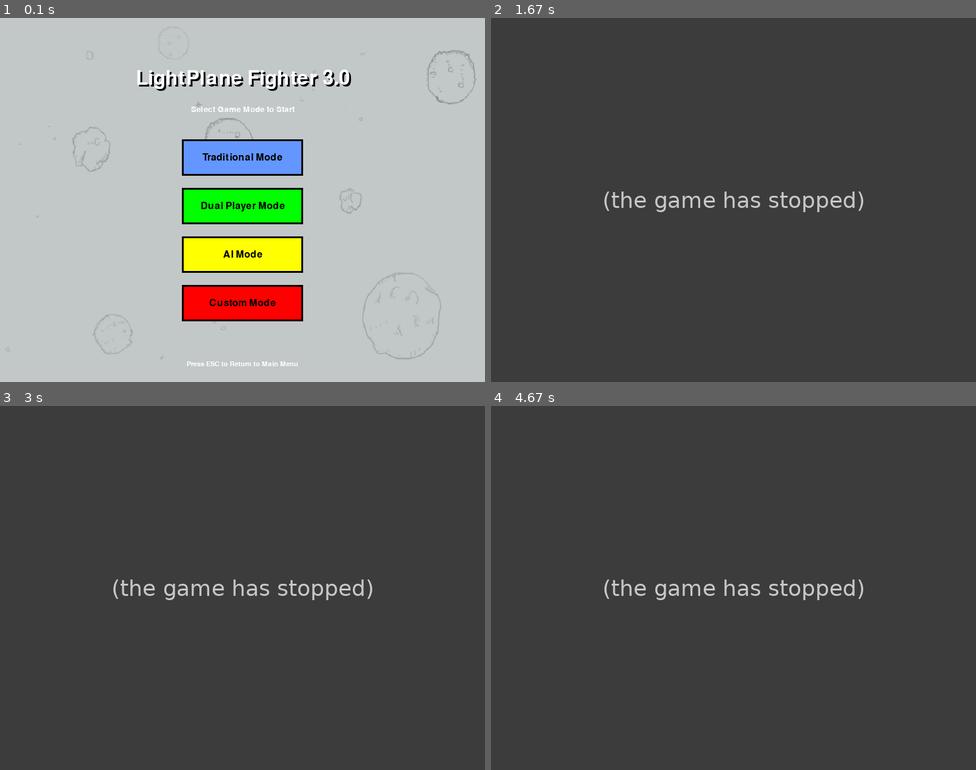
Above: before the commit, frames 1-4 (two rows, left to right).
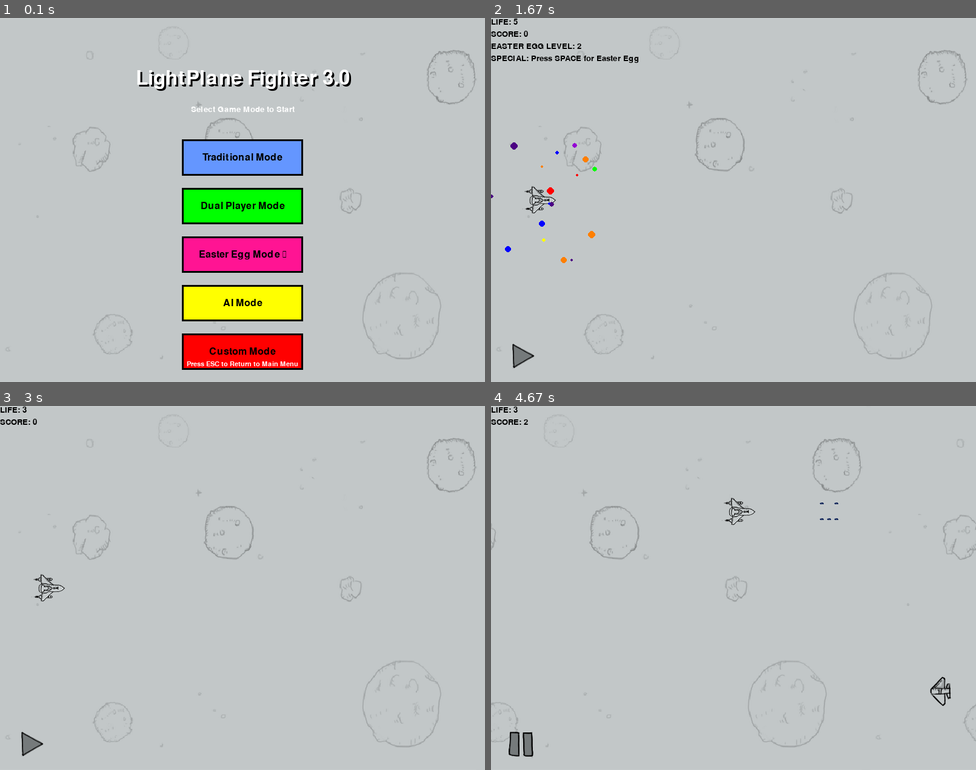
Above: after the commit, the same moments.

Repository: guangxingmao/LightPlane_AI
Game: pygame game, started from launcher.py
Same seed, same stepped clock (60 frames per second), same inputs: the game is played once before the commit and once after it.
Inputs (mouse positions are in pixels of both pictures, inside the frame that each line leads up to):
- Up to frame 1 (0.1 s): no input
- Up to frame 2 (1.67 s): press the mouse at (733, 352) at 0.37 s; move the mouse to (655, 247) at 0.47 s; release the mouse at (583, 145) at 0.6 s; tap Esc at 0.67 s; press the mouse at (733, 254) at 1.03 s; move the mouse to (825, 294) at 1.13 s; release the mouse at (917, 338) at 1.27 s; tap Space at 1.33 s
- Up to frame 3 (3 s): click (29, 744) at 1.72 s; hold Space 2-2.47 s; hold Right 2-2.47 s; tap Esc at 2.5 s; press the mouse at (242, 544) at 2.87 s; move the mouse to (232, 500) at 2.97 s
- Up to frame 4 (4.67 s): release the mouse at (714, 453) at 3.1 s; press the mouse at (520, 744) at 3.2 s; move the mouse to (539, 646) at 3.3 s; release the mouse at (554, 551) at 3.43 s; hold Right 3.5-3.97 s; tap Space at 3.57, 3.87, 4.07, 4.4 s; hold Up 4-4.3 s; hold Right from 4.33 s (still down)

The runs differ from the first frame. In frame 1, 6.8% of the frame differs, in the area x 37-63%, y 60-97%; in frame 2, 99%; in frame 3, 99%, in the area x 0-100%, y 0-100%; in frame 4, 99%.
Before the commit the program exited at 0.68 s; later frames show no game.

Commit message:
添加彩蛋模式

Diff:
--- /dev/null
+++ b/easter_egg_page.py
@@ -0,0 +1,372 @@
+import pygame
+import sys
+import os
+import random
+import math
+
+# 导入游戏相关模块
+from plane_sprites import *
+from game_function import check_KEY, check_mouse
+from Tools import Music, Button as GameButton
+
+class EasterEggPage:
+    """彩蛋模式游戏页面类 - 特殊效果和有趣玩法"""
+
+    def __init__(self, screen):
+        # 创建游戏屏幕
+        self.screen = screen
+
+        # 获取屏幕尺寸
+        self.screen_width = screen.get_width()
+        self.screen_height = screen.get_height()
+
+        # 设置窗口的标题
+        pygame.display.set_caption('LightPlane Fighter - Easter Egg Mode 🥚')
+        # 创建游戏时钟
+        self.clock = pygame.time.Clock()
+        # 生命数量
+        self.life = 5
+        # 分数
+        self.score = 0
+        # 彩蛋等级
+        self.easter_egg_level = 1
+        # 特殊效果计时器
+        self.special_effect_timer = 0
+        # 彩虹模式
+        self.rainbow_mode = False
+        # 彩虹颜色索引
+        self.rainbow_color_index = 0
+        # 彩虹颜色列表
+        self.rainbow_colors = [
+            (255, 0, 0),    # 红
+            (255, 127, 0),  # 橙
+            (255, 255, 0),  # 黄
+            (0, 255, 0),    # 绿
+            (0, 0, 255),    # 蓝
+            (75, 0, 130),   # 靛
+            (148, 0, 211)   # 紫
+        ]
+
+        # 设置背景音乐
+        self.BGM = Music('./music/bgm.mp3')
+        # 创建按钮对象
+        self.button = GameButton()
+
+        # 调用私有方法创建精灵组
+        self.__creat_sprites()
+
+        # 创建粒子系统
+        self.particles = []
+
+        # 创建彩蛋特效
+        self.easter_egg_effects = []
+
+    def start_game(self):
+        '''开始游戏'''
+        while True:
+            pygame.init()
+
+            # 判断是否有音乐在播放，如果没有，就播放
+            if not pygame.mixer.music.get_busy():
+                self.BGM.play_music()
+            # 1. 设置刷新帧率
+            self.clock.tick(60)
+            # 2. 事件监听
+            should_quit = self.__check_event()
+            if should_quit:
+                return "quit"
+
+            # 3. 碰撞检测
+            game_over = self.__check_collide()
+            if game_over:
+                return "game_over"
+
+            # 4. 更新精灵组
+            self.__update_sprites()
+
+            # 5. 更新粒子系统
+            self.__update_particles()
+
+            # 6. 显示生命和分数
+            self.show_life()
+
+            # 7. 更新屏幕显示
+            pygame.display.update()
+
+    def run_one_frame(self):
+        '''运行一帧游戏 - 用于与启动器集成'''
+        # 判断是否有音乐在播放，如果没有，就播放
+        if not pygame.mixer.music.get_busy():
+            self.BGM.play_music()
+
+        # 事件监听
+        should_quit = self.__check_event()
+        if should_quit:
+            return "quit"
+
+        # 碰撞检测
+        game_over = self.__check_collide()
+        if game_over:
+            return "game_over"
+
+        # 更新精灵组
+        self.__update_sprites()
+
+        # 更新粒子系统
+        self.__update_particles()
+
+        # 显示生命和分数
+        self.show_life()
+
+        return "running"
+
+    def __check_event(self):
+        """事件监听"""
+        for event in pygame.event.get():
+            if event.type == pygame.QUIT:
+                return True
+            if event.type == pygame.KEYDOWN and event.key == pygame.K_ESCAPE:
+                return True
+            if event.type == pygame.KEYDOWN and event.key == pygame.K_SPACE:
+                # 空格键触发彩蛋特效
+                self.__trigger_easter_egg()
+
+            print(event)
+            # 创建虚拟的hero2和hero3对象，避免None错误
+            dummy_hero2 = type('DummyHero', (), {
+                'fire': lambda *args: None,
+                'moving_right': False,
+                'moving_left': False,
+                'moving_up': False,
+                'moving_down': False,
+                'time_count': 1
+            })()
+            dummy_hero3 = type('DummyHero', (), {
+                'fire': lambda *args: None,
+                'moving_right': False,
+                'moving_left': False,
+                'moving_up': False,
+                'moving_down': False,
+                'time_count': 1
+            })()
+            check_KEY(self.hero1, dummy_hero2, dummy_hero3, self.enemy,
+                      event, self.enemy_group, self.BGM, self.button)
+            check_mouse(event, self.button)
+
+            # 游戏开始时候，主战机跟随鼠标移动
+            if self.button.pause_game % 2 == 0 and self.button.count_mouse % 2 == 0:
+                if event.type == pygame.MOUSEMOTION and self.life > 0:
+                    (x,y) = pygame.mouse.get_pos()
+                    self.hero1.rect.centerx = x
+                    self.hero1.rect.centery = y
+
+                    # 创建跟随粒子效果
+                    self.__create_follow_particles(x, y)
+
+        return False
+
+    def __trigger_easter_egg(self):
+        """触发彩蛋特效"""
+        self.easter_egg_level += 1
+        self.special_effect_timer = 300  # 5秒特效
+
+        # 根据等级触发不同特效
+        if self.easter_egg_level % 3 == 0:
+            self.rainbow_mode = True
+            self.special_effect_timer = 180  # 3秒彩虹模式
+
+        # 创建爆炸粒子效果
+        for _ in range(20):
+            particle = {
+                'x': self.hero1.rect.centerx,
+                'y': self.hero1.rect.centery,
+                'vx': random.uniform(-5, 5),
+                'vy': random.uniform(-5, 5),
+                'life': 60,
+                'color': random.choice(self.rainbow_colors),
+                'size': random.randint(2, 6)
+            }
+            self.particles.append(particle)
+
+    def __create_follow_particles(self, x, y):
+        """创建跟随粒子效果"""
+        if random.random() < 0.3:  # 30%概率创建粒子
+            particle = {
+                'x': x + random.randint(-10, 10),
+                'y': y + random.randint(-10, 10),
+                'vx': random.uniform(-1, 1),
+                'vy': random.uniform(-1, 1),
+                'life': 30,
+                'color': (255, 255, 255),
+                'size': random.randint(1, 3)
+            }
+            self.particles.append(particle)
+
+    def __update_particles(self):
+        """更新粒子系统"""
+        # 更新现有粒子
+        for particle in self.particles[:]:
+            particle['x'] += particle['vx']
+            particle['y'] += particle['vy']
+            particle['life'] -= 1
+
+            # 绘制粒子
+            if particle['life'] > 0:
+                color = particle['color']
+                if self.rainbow_mode and self.special_effect_timer > 0:
+                    color = self.rainbow_colors[self.rainbow_color_index % len(self.rainbow_colors)]
+
+                pygame.draw.circle(self.screen, color,
+                                 (int(particle['x']), int(particle['y'])),
+                                 particle['size'])
+            else:
+                self.particles.remove(particle)
+
+        # 更新彩虹颜色索引
+        if self.rainbow_mode and self.special_effect_timer > 0:
+            if self.special_effect_timer % 10 == 0:  # 每10帧切换颜色
+                self.rainbow_color_index += 1
+
+        # 更新特效计时器
+        if self.special_effect_timer > 0:
+            self.special_effect_timer -= 1
+            if self.special_effect_timer == 0:
+                self.rainbow_mode = False
+
+    def __check_collide(self):
+        '''碰撞检测'''
+        # 子弹碰撞敌人
+        if pygame.sprite.groupcollide(self.hero1.bullets, self.enemy_group, True, True):
+            self.score += 1
+            # 创建击中粒子效果
+            for enemy in self.enemy_group:
+                for _ in range(10):
+                    particle = {
+                        'x': enemy.rect.centerx,
+                        'y': enemy.rect.centery,
+                        'vx': random.uniform(-3, 3),
+                        'vy': random.uniform(-3, 3),
+                        'life': 40,
+                        'color': (255, 255, 0),  # 黄色爆炸
+                        'size': random.randint(2, 4)
+                    }
+                    self.particles.append(particle)
+
+        # 敌人碰撞英雄
+        enemys1 = pygame.sprite.spritecollide(
+            self.hero1, self.enemy_group, True)
+        if len(enemys1) > 0 and self.life > 0:
+            self.life -= 1
+            if self.life == 0:
+                # 英雄死亡后，移除屏幕
+                self.hero1.rect.bottom = 0
+                self.hero1.rect.x = self.screen_width
+                self.hero1.kill()
+
+        # 当玩家死亡，游戏结束
+        if self.life == 0:
+            return True
+
+        return False
+
+    def __update_sprites(self):
+        '''更新精灵组'''
+
+        if self.button.pause_game % 2 != 0:
+            for group in [self.back_group, self.hero_group1, self.hero1.bullets, self.enemy_group, self.enemy.bullets,]:
+                group.draw(self.screen)
+                self.button.update()
+                # 重新设置按钮位置到左下角
+                self.button.rect.x = 20
+                self.button.rect.bottom = self.screen_height - 20
+                self.screen.blit(self.button.image,(self.button.rect.x,self.button.rect.y))
+
+        elif self.button.pause_game % 2 == 0:
+            for group in [self.back_group, self.hero_group1, self.hero1.bullets, self.enemy_group, self.enemy.bullets,]:
+                group.draw(self.screen)
+                group.update()
+                self.button.update()
+                # 重新设置按钮位置到左下角
+                self.button.rect.x = 20
+                self.button.rect.bottom = self.screen_height - 20
+                self.screen.blit(self.button.image,(self.button.rect.x,self.button.rect.y))
+
+        # 手动更新背景位置以适应新的屏幕尺寸
+        for bg in self.back_group:
+            if bg.rect.x <= -self.screen_width:
+                bg.rect.x = self.screen_width
+
+    def show_life(self):
+        '''显示字体'''
+        pygame.font.init()
+        pos1 = (0, 0)
+        pos2 = (0, 20)
+        pos3 = (0, 40)
+        pos4 = (0, 60)
+
+        # 根据特效状态选择颜色
+        if self.rainbow_mode and self.special_effect_timer > 0:
+            color = self.rainbow_colors[self.rainbow_color_index % len(self.rainbow_colors)]
+        else:
+            color = (0, 0, 0)
+
+        text1 = f'LIFE: {self.life}'
+        text2 = f'SCORE: {self.score}'
+        text3 = f'EASTER EGG LEVEL: {self.easter_egg_level}'
+        text4 = f'SPECIAL: {"RAINBOW MODE!" if self.rainbow_mode and self.special_effect_timer > 0 else "Press SPACE for Easter Egg"}'
+
+        try:
+            cur_font = pygame.font.SysFont(None, 20)
+        except:
+            cur_font = pygame.font.Font(None, 20)
+
+        text_fmt1 = cur_font.render(text1, 1, color)
+        text_fmt2 = cur_font.render(text2, 1, color)
+        text_fmt3 = cur_font.render(text3, 1, color)
+        text_fmt4 = cur_font.render(text4, 1, color)
+
+        self.screen.blit(text_fmt1, pos1)
+        self.screen.blit(text_fmt2, pos2)
+        self.screen.blit(text_fmt3, pos3)
+        self.screen.blit(text_fmt4, pos4)
+
+    def __creat_sprites(self):
+        '''创建精灵组'''
+        # 背景组 - 创建适应屏幕尺寸的背景
+        bg1 = Background()
+        bg2 = Background(True)
+
+        # 调整背景图片大小以适应屏幕
+        bg1.image = pygame.transform.scale(bg1.image, (self.screen_width, self.screen_height))
+        bg2.image = pygame.transform.scale(bg2.image, (self.screen_width, self.screen_height))
+
+        # 重新设置背景位置
+        bg1.rect = bg1.image.get_rect()
+        bg2.rect = bg2.image.get_rect()
+        bg2.rect.x = self.screen_width
+
+        self.back_group = pygame.sprite.Group(bg1, bg2)
+        # 敌机组
+        self.enemy = Enemy()
+        self.enemy_group = pygame.sprite.Group()
+
+        # 英雄组 - 只有玩家1
+        self.hero1 = Hero('./images/life.png')
+        # 设置英雄1在左侧居中
+        self.hero1.rect.x = 50
+        self.hero1.rect.centery = self.screen_height // 2
+        self.hero_group1 = pygame.sprite.Group(self.hero1)
+
+    def reset_game(self):
+        """重置游戏状态"""
+        # 重置生命和分数
+        self.life = 5
+        self.score = 0
+        self.easter_egg_level = 1
+        self.special_effect_timer = 0
+        self.rainbow_mode = False
+        self.rainbow_color_index = 0
+        # 清空粒子
+        self.particles.clear()
+        # 重新创建精灵组
+        self.__creat_sprites()
--- a/launcher.py
+++ b/launcher.py
@@ -27,6 +27,14 @@
 except ImportError as e:
     print(f"传统模式游戏页面加载失败: {e}")
     TRADITIONAL_GAME_LOADED = False
+
+# 尝试导入彩蛋模式游戏页面
+try:
+    from easter_egg_page import EasterEggPage
+    EASTER_EGG_LOADED = True
+except ImportError as e:
+    print(f"彩蛋模式游戏页面加载失败: {e}")
+    EASTER_EGG_LOADED = False
 
 # 初始化pygame
 pygame.init()
@@ -93,6 +101,7 @@
     MAIN_MENU = "main_menu"
     TRADITIONAL_MODE = "traditional_mode"
     DUAL_MODE = "dual_mode"
+    EASTER_EGG_MODE = "easter_egg_mode"
     AI_MODE = "ai_mode"
     CUSTOM_MODE = "custom_mode"
 
@@ -154,9 +163,16 @@
         else:
             self.traditional_game_page = None
 
+        # 初始化彩蛋模式游戏页面
+        if EASTER_EGG_LOADED:
+            self.easter_egg_page = EasterEggPage(screen)
+        else:
+            self.easter_egg_page = None
+
         # 初始化页面状态标志
         self._traditional_mode_initialized = False
         self._dual_mode_initialized = False
+        self._easter_egg_mode_initialized = False
 
     def change_page(self, new_page):
         """切换页面"""
@@ -174,6 +190,8 @@
                 running = self.handle_dual_mode()
             elif self.current_page == PageState.TRADITIONAL_MODE:
                 running = self.handle_traditional_mode()
+            elif self.current_page == PageState.EASTER_EGG_MODE:
+                running = self.handle_easter_egg_mode()
             elif self.current_page == PageState.AI_MODE:
                 running = self.handle_ai_mode()
             elif self.current_page == PageState.CUSTOM_MODE:
@@ -195,8 +213,9 @@
         buttons = [
             Button(center_x, 200, button_width, button_height, "Traditional Mode", LIGHT_BLUE, BLUE),
             Button(center_x, 280, button_width, button_height, "Dual Player Mode", GREEN, (0, 200, 0)),
-            Button(center_x, 360, button_width, button_height, "AI Mode", YELLOW, (200, 200, 0)),
-            Button(center_x, 440, button_width, button_height, "Custom Mode", RED, (200, 0, 0))
+            Button(center_x, 360, button_width, button_height, "Easter Egg Mode 🥚", (255, 20, 147), (255, 105, 180)),
+            Button(center_x, 440, button_width, button_height, "AI Mode", YELLOW, (200, 200, 0)),
+            Button(center_x, 520, button_width, button_height, "Custom Mode", RED, (200, 0, 0))
         ]
 
         # 绘制主菜单
@@ -218,9 +237,11 @@
                         self.change_page(PageState.TRADITIONAL_MODE)
                     elif i == 1:  # 双人模式
                         self.change_page(PageState.DUAL_MODE)
-                    elif i == 2:  # AI模式
+                    elif i == 2:  # 彩蛋模式
+                        self.change_page(PageState.EASTER_EGG_MODE)
+                    elif i == 3:  # AI模式
                         self.change_page(PageState.AI_MODE)
-                    elif i == 3:  # 自定义模式
+                    elif i == 4:  # 自定义模式
                         self.change_page(PageState.CUSTOM_MODE)
 
         return True
@@ -359,6 +380,48 @@
 
         return True
 
+    def handle_easter_egg_mode(self):
+        """处理彩蛋模式页面"""
+        if not self.easter_egg_page:
+            # 如果彩蛋模式游戏页面未加载，显示错误信息
+            self.draw_background()
+            error_text = safe_render_text(self.info_font, "Easter Egg Game Module Loading Failed", RED)
+            error_rect = error_text.get_rect(center=(SCREEN_WIDTH // 2, 300))
+            self.screen.blit(error_text, error_rect)
+
+            # 处理事件
+            for event in pygame.event.get():
+                if event.type == pygame.QUIT:
+                    return False
+                if event.type == pygame.KEYDOWN and event.key == pygame.K_ESCAPE:
+                    self.change_page(PageState.MAIN_MENU)
+                    return True
+            return True
+
+        # 如果这是第一次进入彩蛋模式或从其他页面返回，重置游戏状态
+        if not hasattr(self, '_easter_egg_mode_initialized') or not self._easter_egg_mode_initialized:
+            self.easter_egg_page.reset_game()
+            self._easter_egg_mode_initialized = True
+
+        # 运行彩蛋模式游戏的一帧
+        try:
+            result = self.easter_egg_page.run_one_frame()
+            if result == "quit":
+                self._easter_egg_mode_initialized = False  # 标记需要重新初始化
+                self.change_page(PageState.MAIN_MENU)
+                return True
+            elif result == "game_over":
+                # 游戏结束，标记需要重新初始化
+                self._easter_egg_mode_initialized = False
+                self.change_page(PageState.MAIN_MENU)
+                return True
+        except Exception as e:
+            print(f"彩蛋模式游戏运行错误: {e}")
+            self._easter_egg_mode_initialized = False
+            self.change_page(PageState.MAIN_MENU)
+
+        return True
+
     def handle_ai_mode(self):
         """处理AI模式页面"""
         self.draw_background()
